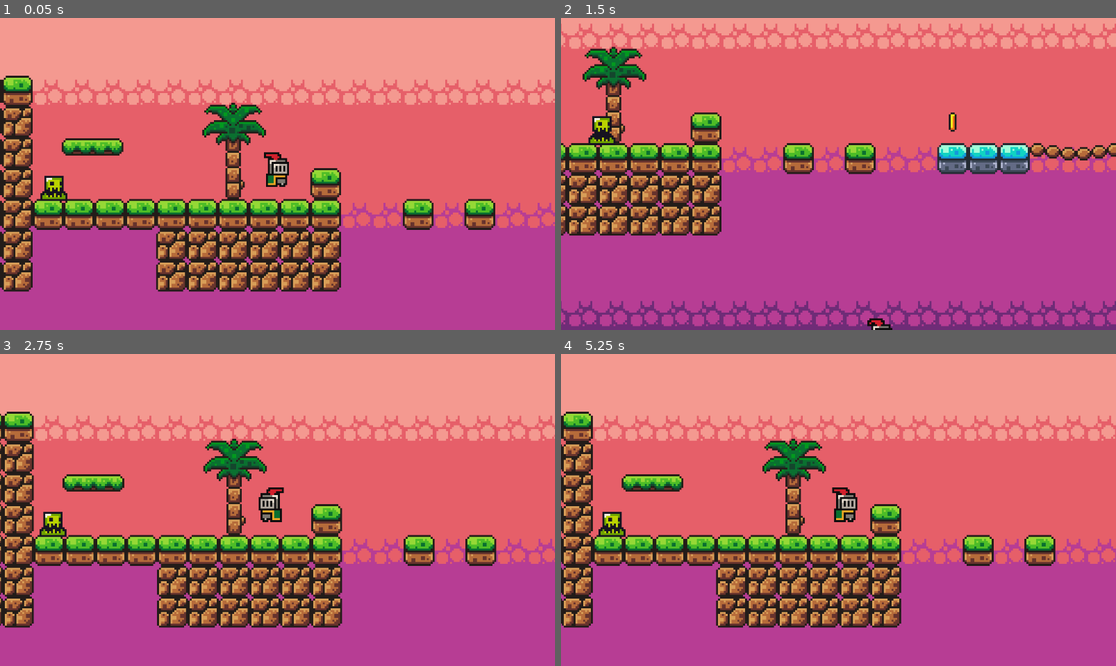
Above: before the commit, frames 1-4 (two rows, left to right).
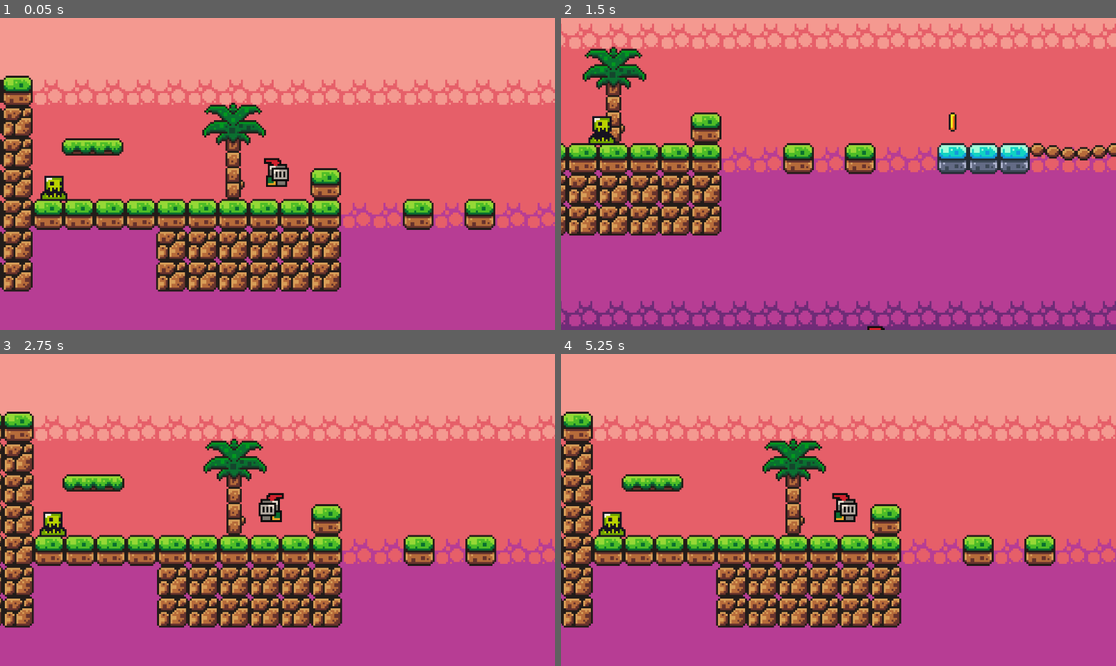
Above: after the commit, the same moments.

Repository: coleseven/GODOT-First-Game
Game: Godot game, scene res://scenes/game.tscn
The game is run twice, just before and just after one commit, with the same random seed, the same clock (stepped at 60 frames per second) and the same inputs.
Inputs:
- Up to frame 1 (0.05 s): no input
- Up to frame 2 (1.5 s): hold D (move_right) from 0.53 s (still down); tap Space (jump) at 0.6, 0.77, 1.07, 1.35 s
- Up to frame 3 (2.75 s): tap Space (jump) at 1.52, 1.82, 2.1 s; release D (move_right) at 2.03 s; hold A (move_left) from 2.03 s (still down)
- Up to frame 4 (5.25 s): release A (move_left) at 2.78 s; hold D (move_right) 2.78-4.28 s; tap Space (jump) at 2.85, 3.02, 3.32, 3.6, 3.77, 4.07, 4.35, 4.52, 4.82, 5.1 s; hold A (move_left) 4.28-5.03 s; hold D (move_right) from 5.03 s (still down)

The runs differ from the first frame. In frame 1, 0.3% of the frame differs, in the area x 47-53%, y 42-55%; in frame 2, 0.1%; in frame 3, 0.3%; in frame 4, 0.3%.

Commit message:
Animations
-added run animation
-added jump animation
-added associated calls for animations to happen when they should

Diff:
--- a/first-game-in-godot/scenes/player.tscn
+++ b/first-game-in-godot/scenes/player.tscn
@@ -19,6 +19,74 @@
 atlas = ExtResource("1_3vyb7")
 region = Rect2(96, 0, 32, 32)
 
+[sub_resource type="AtlasTexture" id="AtlasTexture_tuyoq"]
+atlas = ExtResource("1_3vyb7")
+region = Rect2(64, 160, 32, 32)
+
+[sub_resource type="AtlasTexture" id="AtlasTexture_fjrip"]
+atlas = ExtResource("1_3vyb7")
+region = Rect2(0, 64, 32, 32)
+
+[sub_resource type="AtlasTexture" id="AtlasTexture_smehm"]
+atlas = ExtResource("1_3vyb7")
+region = Rect2(32, 64, 32, 32)
+
+[sub_resource type="AtlasTexture" id="AtlasTexture_ur7pv"]
+atlas = ExtResource("1_3vyb7")
+region = Rect2(64, 64, 32, 32)
+
+[sub_resource type="AtlasTexture" id="AtlasTexture_y4r1p"]
+atlas = ExtResource("1_3vyb7")
+region = Rect2(96, 64, 32, 32)
+
+[sub_resource type="AtlasTexture" id="AtlasTexture_d2wvv"]
+atlas = ExtResource("1_3vyb7")
+region = Rect2(128, 64, 32, 32)
+
+[sub_resource type="AtlasTexture" id="AtlasTexture_3v2ag"]
+atlas = ExtResource("1_3vyb7")
+region = Rect2(160, 64, 32, 32)
+
+[sub_resource type="AtlasTexture" id="AtlasTexture_jej6c"]
+atlas = ExtResource("1_3vyb7")
+region = Rect2(192, 64, 32, 32)
+
+[sub_resource type="AtlasTexture" id="AtlasTexture_f1ej7"]
+atlas = ExtResource("1_3vyb7")
+region = Rect2(224, 64, 32, 32)
+
+[sub_resource type="AtlasTexture" id="AtlasTexture_oprun"]
+atlas = ExtResource("1_3vyb7")
+region = Rect2(0, 96, 32, 32)
+
+[sub_resource type="AtlasTexture" id="AtlasTexture_a8ls1"]
+atlas = ExtResource("1_3vyb7")
+region = Rect2(32, 96, 32, 32)
+
+[sub_resource type="AtlasTexture" id="AtlasTexture_qfm1y"]
+atlas = ExtResource("1_3vyb7")
+region = Rect2(64, 96, 32, 32)
+
+[sub_resource type="AtlasTexture" id="AtlasTexture_fulsm"]
+atlas = ExtResource("1_3vyb7")
+region = Rect2(96, 96, 32, 32)
+
+[sub_resource type="AtlasTexture" id="AtlasTexture_4r5pv"]
+atlas = ExtResource("1_3vyb7")
+region = Rect2(128, 96, 32, 32)
+
+[sub_resource type="AtlasTexture" id="AtlasTexture_60mlk"]
+atlas = ExtResource("1_3vyb7")
+region = Rect2(160, 96, 32, 32)
+
+[sub_resource type="AtlasTexture" id="AtlasTexture_i4ail"]
+atlas = ExtResource("1_3vyb7")
+region = Rect2(192, 96, 32, 32)
+
+[sub_resource type="AtlasTexture" id="AtlasTexture_a38lo"]
+atlas = ExtResource("1_3vyb7")
+region = Rect2(224, 96, 32, 32)
+
 [sub_resource type="SpriteFrames" id="SpriteFrames_tuyoq"]
 animations = [{
 "frames": [{
@@ -37,6 +105,67 @@
 "loop": true,
 "name": &"idle",
 "speed": 10.0
+}, {
+"frames": [{
+"duration": 1.0,
+"texture": SubResource("AtlasTexture_tuyoq")
+}],
+"loop": true,
+"name": &"jump",
+"speed": 5.0
+}, {
+"frames": [{
+"duration": 1.0,
+"texture": SubResource("AtlasTexture_fjrip")
+}, {
+"duration": 1.0,
+"texture": SubResource("AtlasTexture_smehm")
+}, {
+"duration": 1.0,
+"texture": SubResource("AtlasTexture_ur7pv")
+}, {
+"duration": 1.0,
+"texture": SubResource("AtlasTexture_y4r1p")
+}, {
+"duration": 1.0,
+"texture": SubResource("AtlasTexture_d2wvv")
+}, {
+"duration": 1.0,
+"texture": SubResource("AtlasTexture_3v2ag")
+}, {
+"duration": 1.0,
+"texture": SubResource("AtlasTexture_jej6c")
+}, {
+"duration": 1.0,
+"texture": SubResource("AtlasTexture_f1ej7")
+}, {
+"duration": 1.0,
+"texture": SubResource("AtlasTexture_oprun")
+}, {
+"duration": 1.0,
+"texture": SubResource("AtlasTexture_a8ls1")
+}, {
+"duration": 1.0,
+"texture": SubResource("AtlasTexture_qfm1y")
+}, {
+"duration": 1.0,
+"texture": SubResource("AtlasTexture_fulsm")
+}, {
+"duration": 1.0,
+"texture": SubResource("AtlasTexture_4r5pv")
+}, {
+"duration": 1.0,
+"texture": SubResource("AtlasTexture_60mlk")
+}, {
+"duration": 1.0,
+"texture": SubResource("AtlasTexture_i4ail")
+}, {
+"duration": 1.0,
+"texture": SubResource("AtlasTexture_a38lo")
+}],
+"loop": true,
+"name": &"run",
+"speed": 10.0
 }]
 
 [sub_resource type="CircleShape2D" id="CircleShape2D_fjrip"]
@@ -49,10 +178,8 @@
 [node name="AnimatedSprite2D" type="AnimatedSprite2D" parent="."]
 position = Vector2(0, -12)
 sprite_frames = SubResource("SpriteFrames_tuyoq")
-animation = &"idle"
+animation = &"jump"
 autoplay = "idle"
-frame = 1
-frame_progress = 0.267821
 
 [node name="CollisionShape2D" type="CollisionShape2D" parent="."]
 position = Vector2(0, -5)
--- a/first-game-in-godot/scripts/player.gd
+++ b/first-game-in-godot/scripts/player.gd
@@ -26,6 +26,15 @@
 	elif direction < 0:
 		animated_sprite_2d.flip_h = true
 
+#animations
+	if is_on_floor():
+		if direction == 0:
+			animated_sprite_2d.play("idle")
+		else:
+			animated_sprite_2d.play("run")
+	else:
+		animated_sprite_2d.play("jump")
+
 	if direction:
 		velocity.x = direction * SPEED
 	else:
Not shown: 1 places in first-game-in-godot/scenes/player.tscn that only renumber resources
